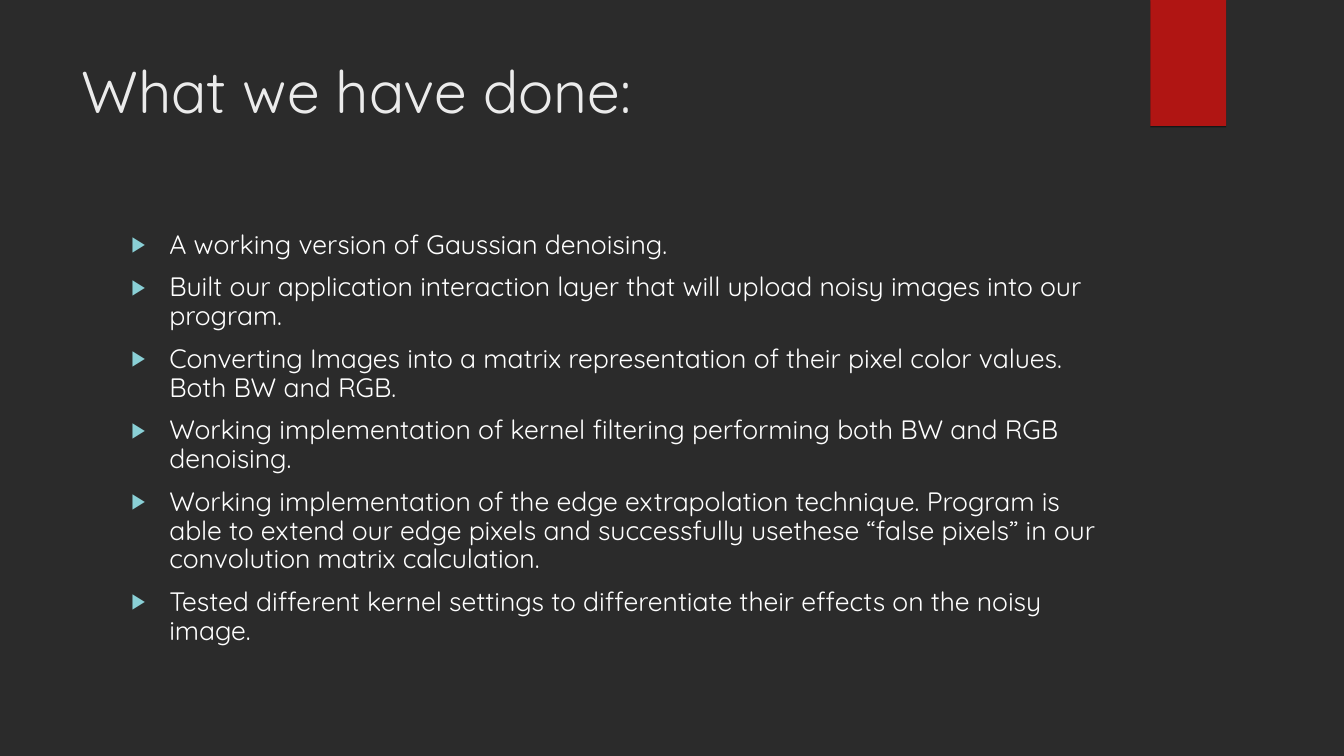
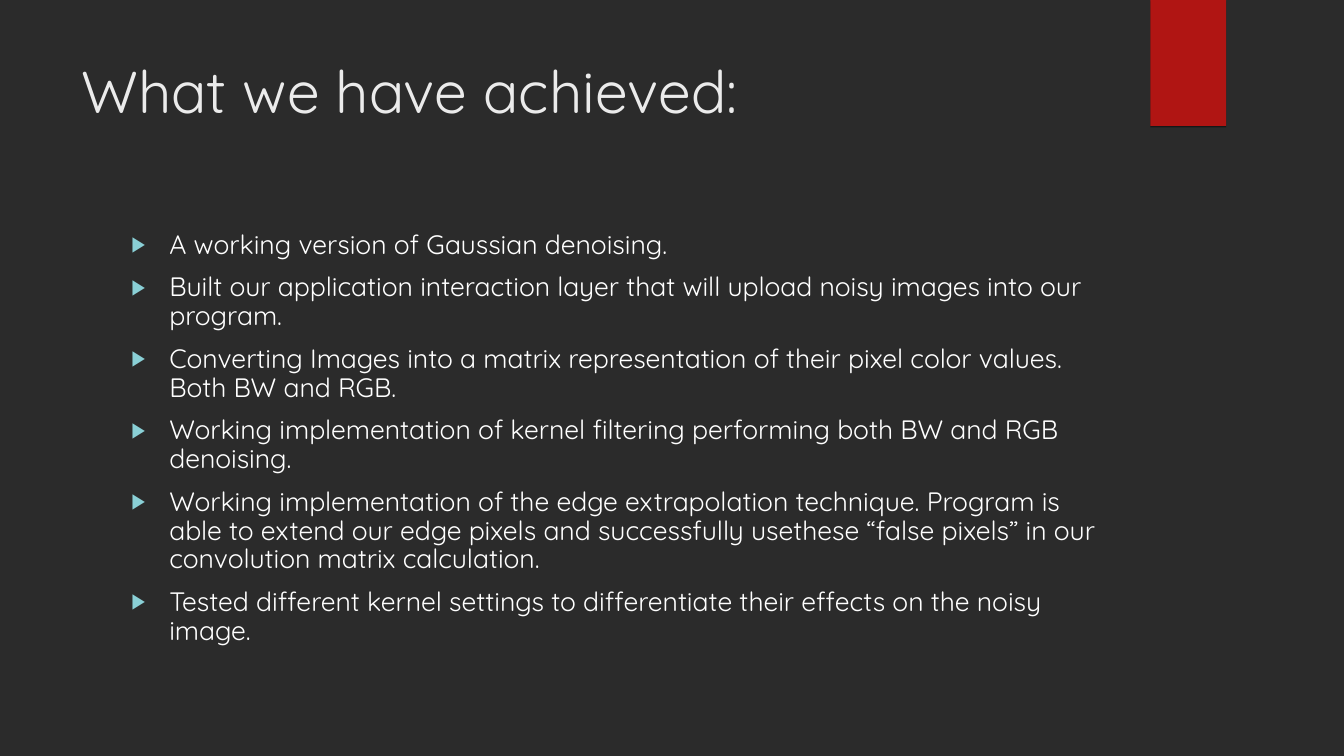
Before and after one commit to nivekranjith/Clarity, a slide deck: slide 5 of Image Processing [Week 2] - ppt format.ppt. Drawn at 1344x756 pixels with LibreOffice and Linux fonts; fonts in the diff are those of the drawing; background and template pictures are left out; a plain dark background stands for a picture behind light text. Boxes give left, top, right and bottom in pixels: in the first picture for what was removed or moved away, otherwise in the second. Text is boxed around its words. In the diff, an @@ line names an element or a change of style, - is before the commit and + after.

```diff
--- a/Image Processing [Week 2] - ppt format.ppt
+++ b/Image Processing [Week 2] - ppt format.ppt
@@ title at [81, 69, 737, 114]: text changed @@
-What we have done:
+What we have achieved:
```
Also in this commit, not shown: 2 other slides changed.
